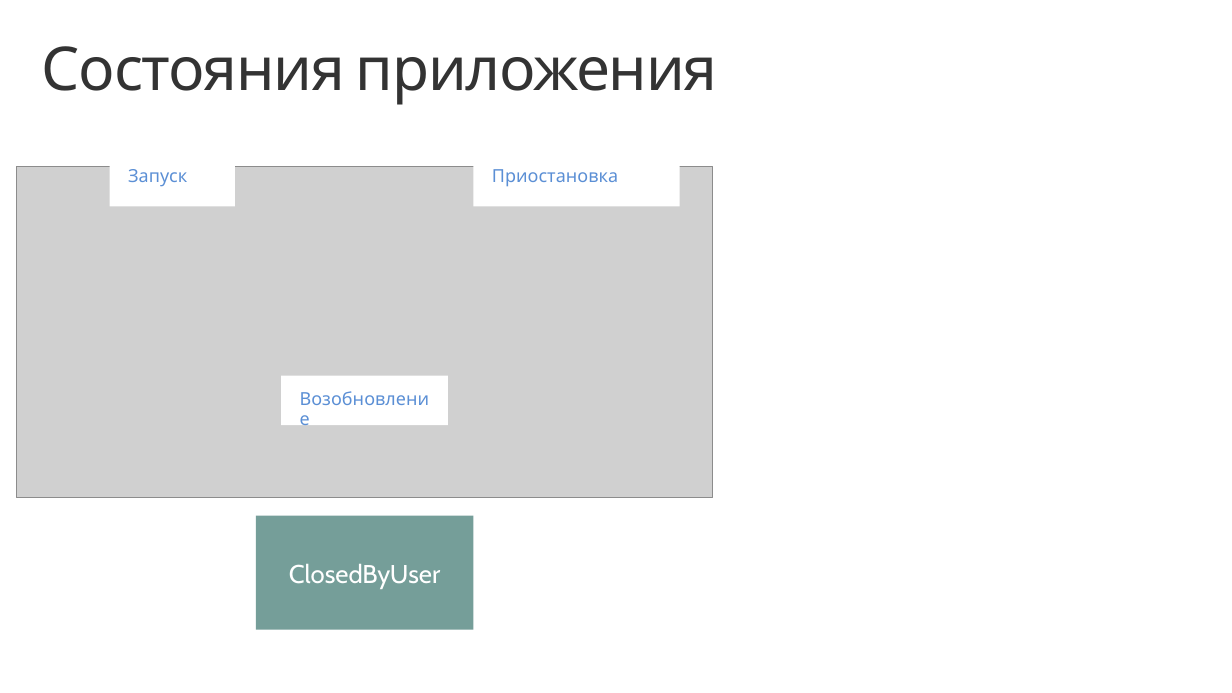
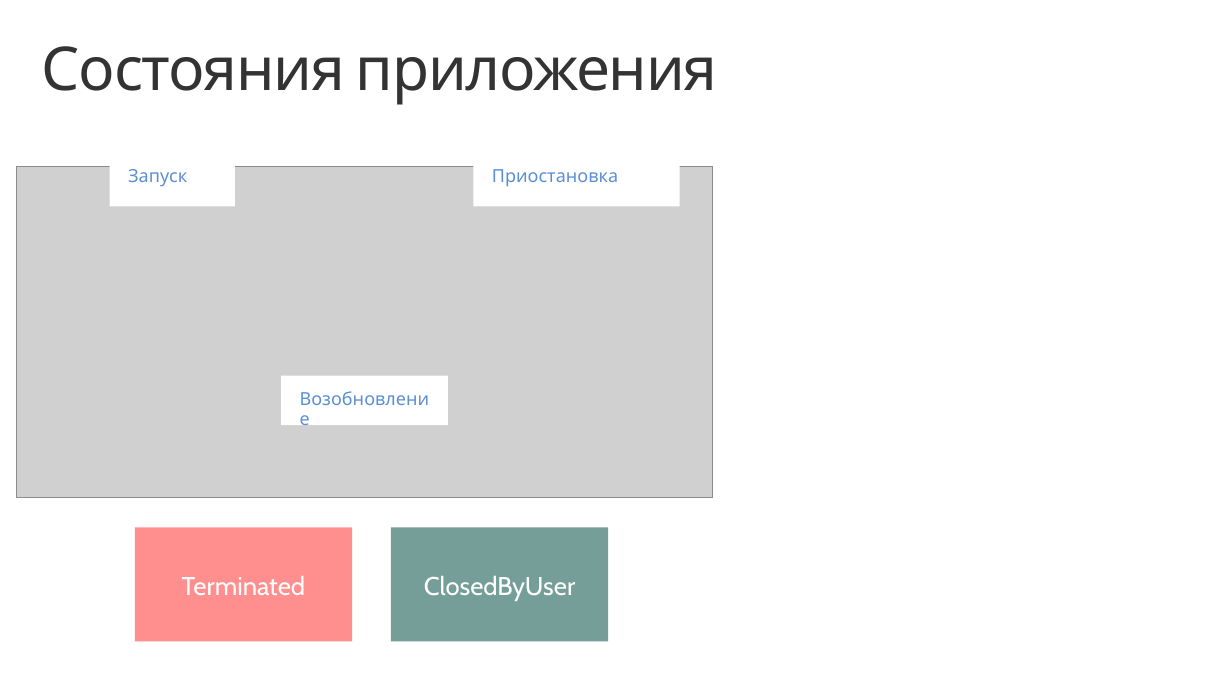
Before and after one commit to evangelism/Win10UWPCourse, a slide deck: slide 4 of 05. Application Lifecycle/5 - Application Lifecycle (RUS).pptx. Drawn at 1232x693 pixels with LibreOffice and Linux fonts; fonts in the diff are those of the drawing; grey boxes stand for pictures; background and template pictures are left out. Boxes give left, top, right and bottom in pixels: in the first picture for what was removed or moved away, otherwise in the second. Text is boxed around its words. In the diff, an @@ line names an element or a change of style, - is before the commit and + after.

```diff
--- a/05. Application Lifecycle/5 - Application Lifecycle (RUS).pptx
+++ b/05. Application Lifecycle/5 - Application Lifecycle (RUS).pptx
@@ rectangle added at bbox=[135, 528, 352, 641], fill #FF8E8E, 20 pt, text #FFFFFF @@
+Terminated
@@ rectangle "ClosedByUser": place and size @@
-rectangle "ClosedByUser" at bbox=[256, 516, 473, 629]
+rectangle "ClosedByUser" at bbox=[391, 528, 608, 641]
```
Also in this commit, not shown: 11 other slides changed.
